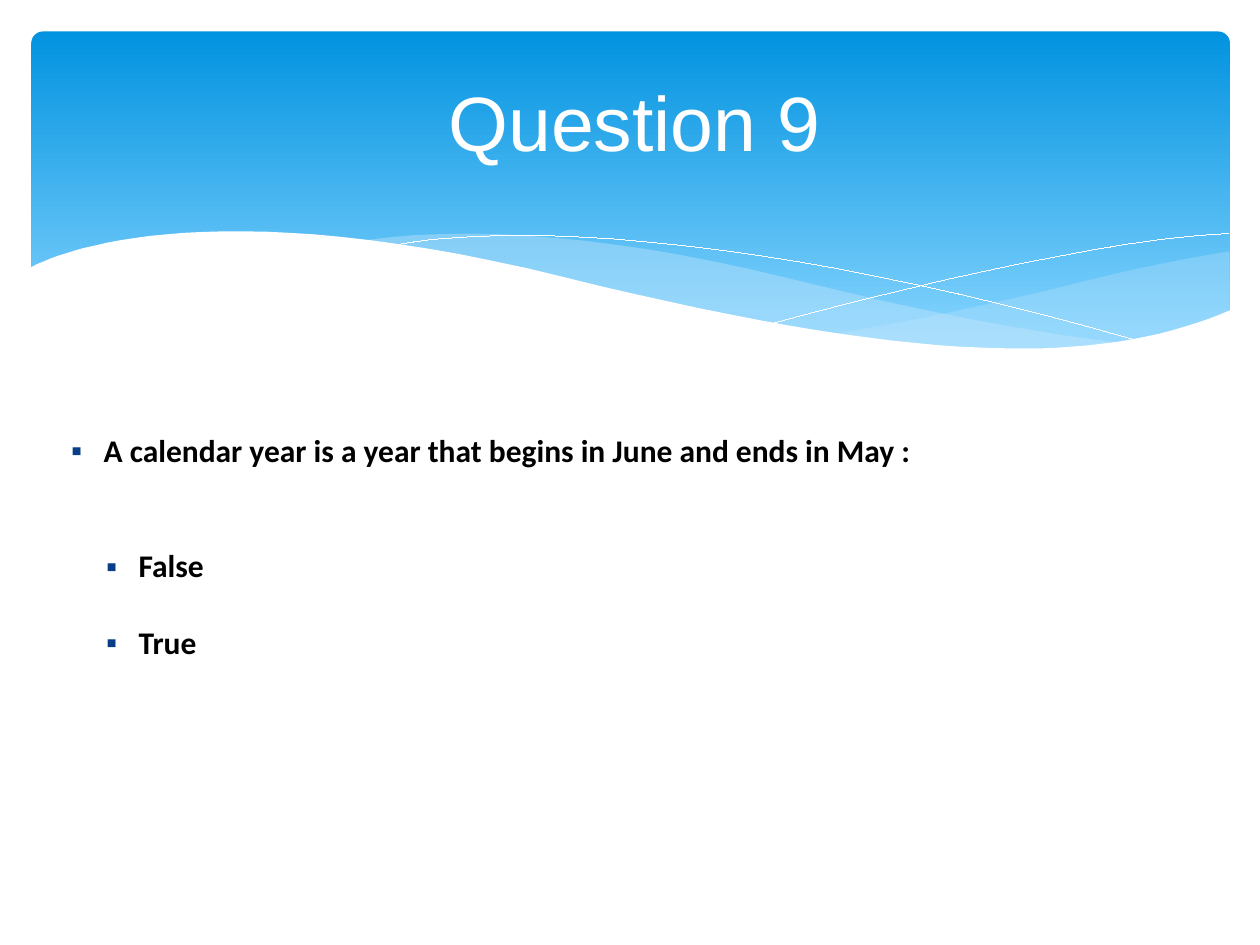
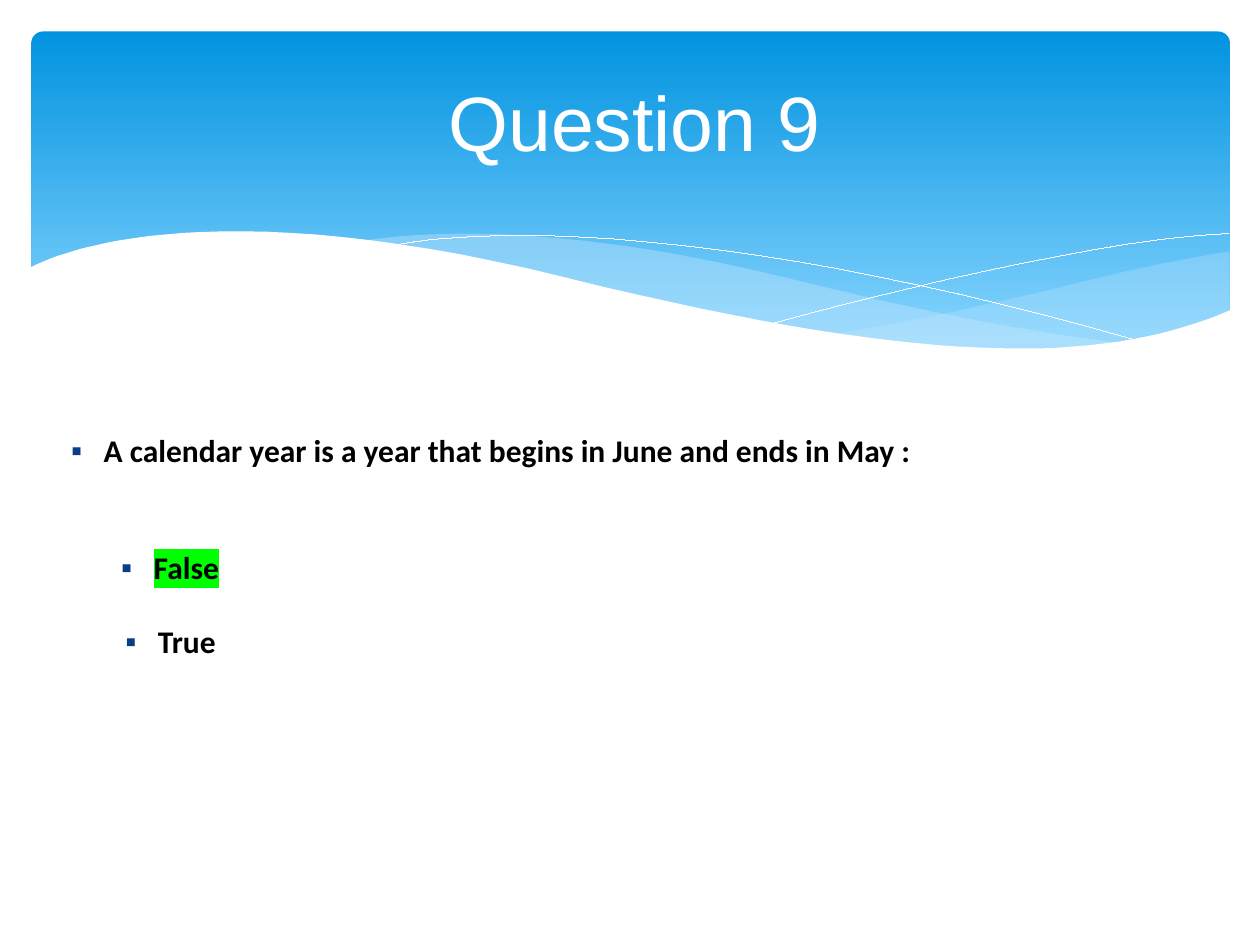
Before and after one commit to ediziks/EPITA-DSA-Notes, a slide deck: slide 11 of Finance/FITM - Finance quiz.pptx. Drawn at 1260x945 pixels with LibreOffice and Linux fonts; fonts in the diff are those of the drawing. Boxes give left, top, right and bottom in pixels: in the first picture for what was removed or moved away, otherwise in the second. Text is boxed around its words. In the diff, an @@ line names an element or a change of style, - is before the commit and + after.

```diff
--- a/Finance/FITM - Finance quiz.pptx
+++ b/Finance/FITM - Finance quiz.pptx
@@ text "False" moved from (x1=139, y1=555, x2=204, y2=578) to (x1=154, y1=557, x2=219, y2=580) @@
@@ text "False" at (x1=154, y1=557, x2=219, y2=580): highlight none to #00FF00 @@
@@ text "True" moved from (x1=139, y1=633, x2=197, y2=655) to (x1=158, y1=632, x2=216, y2=654) @@
```
Also in this commit, not shown: 12 other slides changed, 1 other file.
